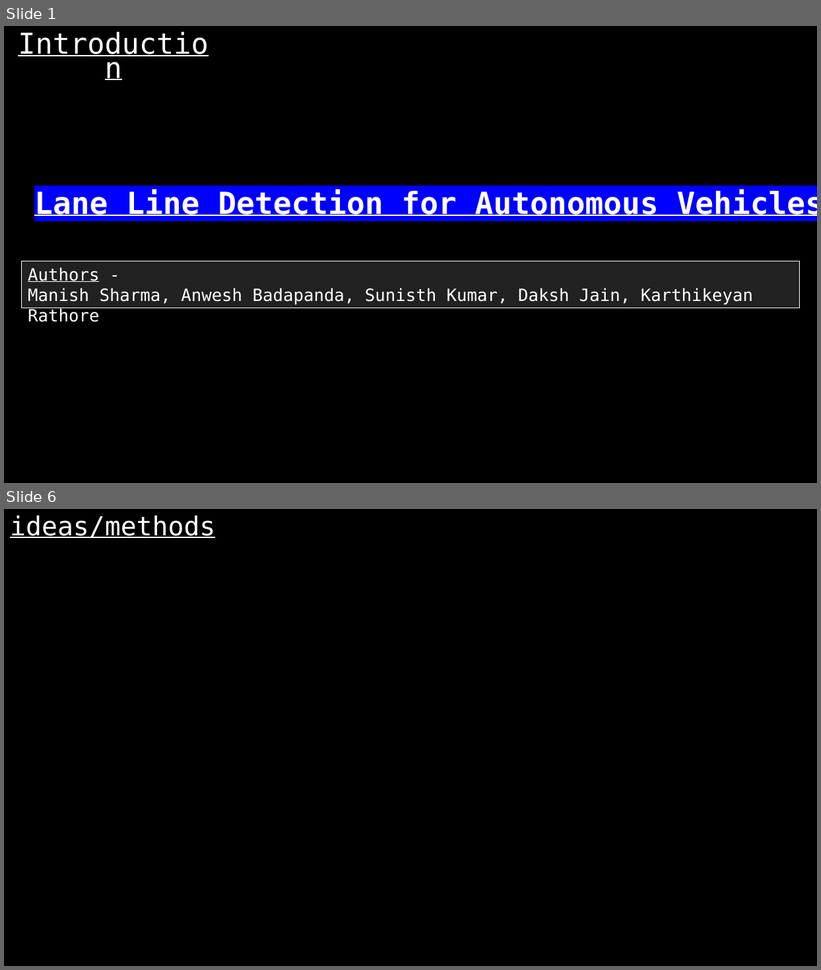
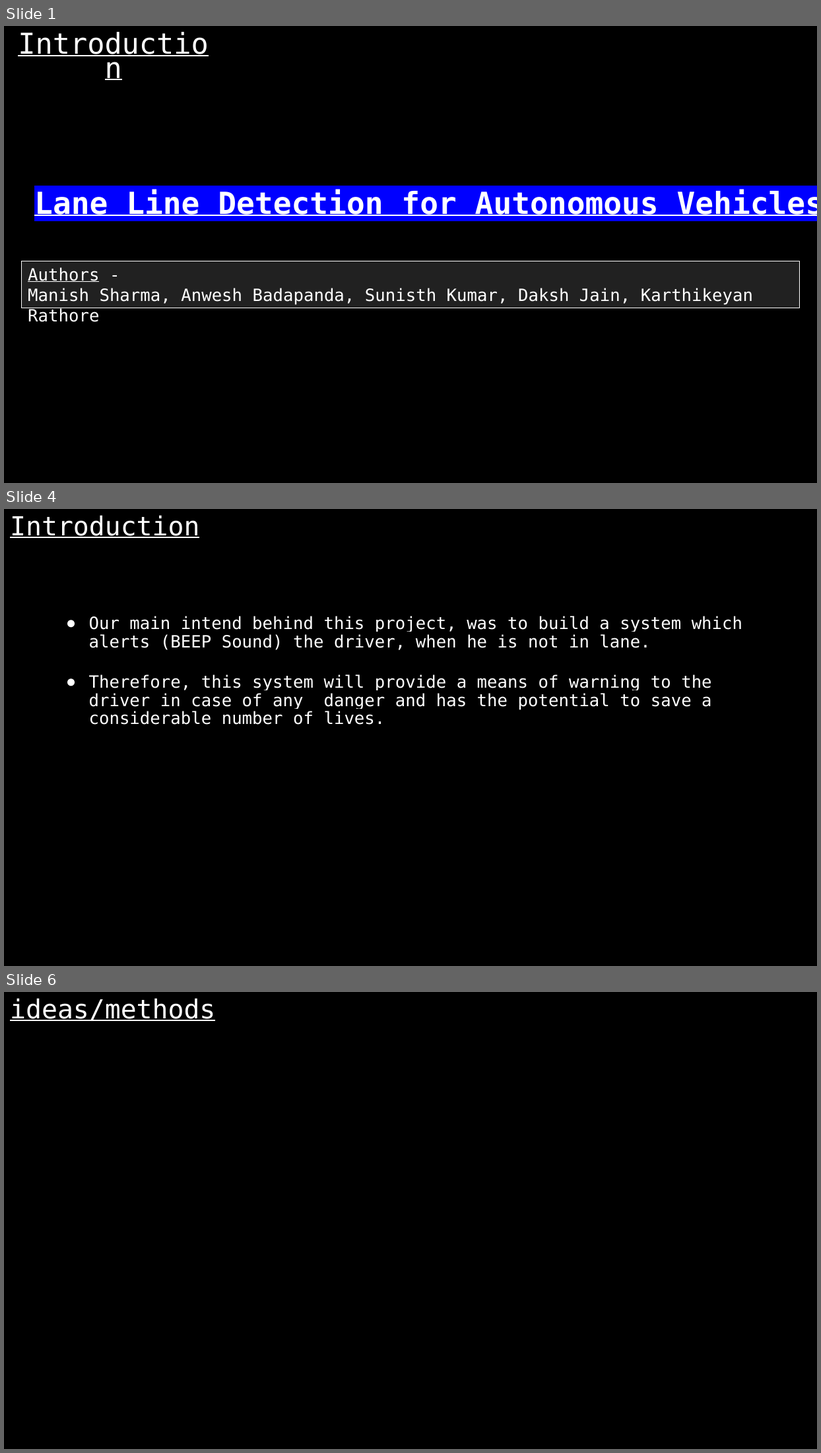
Before and after one commit to karthikeyanrathore/Lane-Line-Detection, a slide deck: laneline.pptx. Shown one above the other, each under a label of ours: slides 1 and 6 before the commit, slides 1, 4 and 6 after it; the slides between them are not shown. The pictures are 821x970 and 821x1453 pixels, drawn with LibreOffice and Linux fonts; fonts in the diff are those of the drawing. Boxes give left, top, right and bottom in pixels: in the first picture for what was removed or moved away, otherwise in the second. Text is boxed around its words. In the diff, an @@ line names an element or a change of style, - is before the commit and + after.

```diff
--- a/laneline.pptx
+++ b/laneline.pptx
@@ slide 4 added at [4, 509, 817, 966], background #000000 @@
@@ title added at [10, 515, 199, 538], 31 pt, text #FFFFFF, underline @@
+Introduction
@@ text added at [89, 616, 743, 725], 20 pt, text #FFFFFF @@
+● Our main intend behind this project, was to build a system which alerts (BEEP Sound) the driver, when he is not in lane.
+● Therefore, this system will provide a means of warning to the driver in case of any danger and has the potential to save a considerable number of lives.
```
Also in this commit, not shown: 2 slides changed, 10 other slides added, 6 slides removed, 11 other files.
